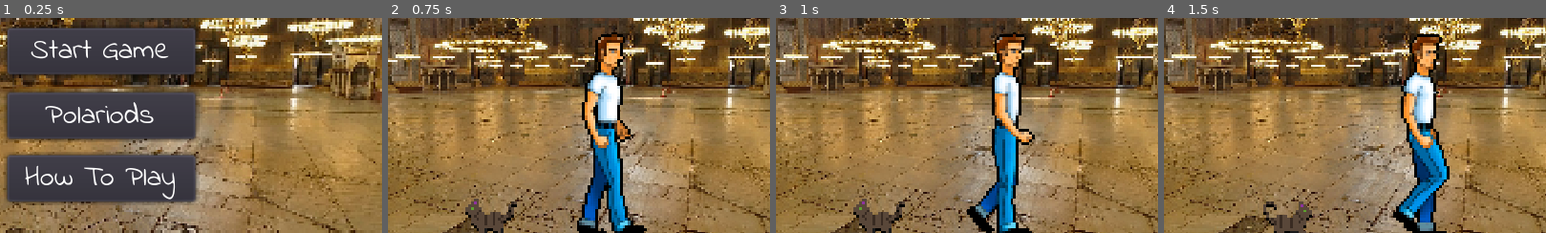
Above: before the commit, frames 1-4 (left to right).
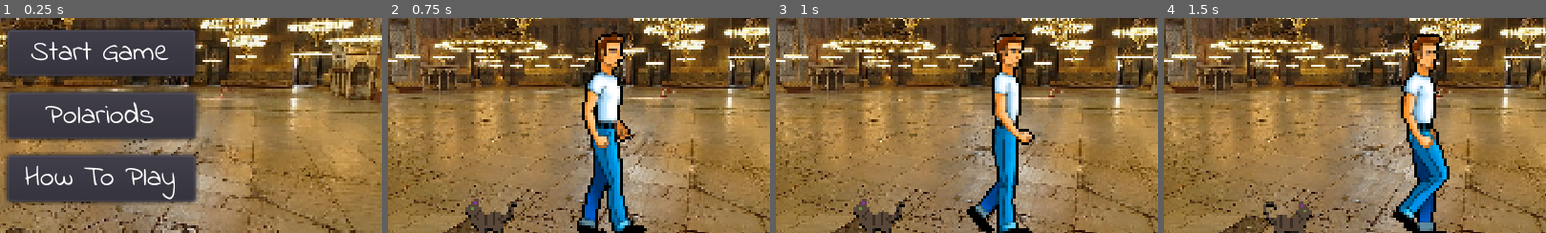
Above: after the commit, the same moments.

Repository: Frozander/BAUGamejam2021
Game: Godot game, scene res://Scenes/TitleScreen.tscn
Two runs of this game, one before a commit and one after it. Both use one fixed random seed, a clock stepped at 60 frames per second and the inputs below. Sound files missing from this copy of the repository are replaced by a short silence.
Inputs:
- Up to frame 1 (0.25 s): no input
- Up to frame 2 (0.75 s): click "Start Game" at 0.5 s
- Up to frame 3 (1 s): no input
- Up to frame 4 (1.5 s): tap Enter at 1.25 s; hold Right (ui_right) from 1.28 s (still down); tap 3 (leave) at 1.35 s
The pictures show only the part of the screen within x 36-86%, y 36-86%; the shares and areas given below are measured in that part.

The runs differ from the first frame. In frame 1, 2.2% of the frame differs, in the area x 2-51%, y 3-29%; in frame 2, nothing differs; in frame 3, nothing differs; in frame 4, nothing differs.

Commit message:
added take_photo_and_finish_day

Diff:
--- a/Assets/Prefabs/MenuButton.tscn
+++ b/Assets/Prefabs/MenuButton.tscn
@@ -20,7 +20,6 @@
 	if load_scene_on_click:
 		if scene_to_load:
 			get_tree().change_scene(scene_to_load)
-			Global.go_to_next_day()
 		else:
 			print(\"Load scene selected but not any scene given\")
 "
--- a/Assets/Scripts/DayEnd.gd
+++ b/Assets/Scripts/DayEnd.gd
@@ -46,3 +46,8 @@
 func move_main_menu_button_to_center():
 	$Control/MainMenuButton.margin_left = 120
 	$Control/MainMenuButton.margin_right = 220
+
+
+
+func _on_NextDayButton_pressed():
+	Global.go_to_next_day()
--- a/Assets/Scripts/Game.gd
+++ b/Assets/Scripts/Game.gd
@@ -102,7 +102,7 @@
 
 
 func _on_HUD_timeout():
-	get_tree().change_scene("res://Scenes/FadeIn.tscn")
+	Global.finish_day()
 
 func reset():
 	init_people()
--- a/Assets/Scripts/PhotoProgressBar.gd
+++ b/Assets/Scripts/PhotoProgressBar.gd
@@ -4,13 +4,12 @@
 
 func _process(delta):
 	var r = Global.pet_meter_current_value/Global.pet_meter_max_value
-	if r*100 > 100:
-		print("Pet meter is higher than 100, rounding")
 	set_percentage(min(100, r*100))
 
 func set_percentage(percentage):
+	if current_percentage == percentage:
+		return
 	if percentage == 100:
 		print("Pet meter is full!")
-	if current_percentage != percentage:
-		current_percentage = percentage
-		$ProgressBar.value = percentage
+	current_percentage = percentage
+	$ProgressBar.value = percentage
--- a/Scenes/DayEnd.tscn
+++ b/Scenes/DayEnd.tscn
@@ -112,3 +112,4 @@
 label = "Next Day >"
 
 [node name="image" parent="Control" instance=ExtResource( 3 )]
+[connection signal="pressed" from="Control/NextDayButton" to="." method="_on_NextDayButton_pressed"]
--- a/Scenes/TitleScreen.tscn
+++ b/Scenes/TitleScreen.tscn
@@ -21,6 +21,11 @@
 # Called every frame. 'delta' is the elapsed time since the previous frame.
 #func _process(delta):
 #	pass
+
+
+func _on_StartGameButton_pressed():
+	Global.start_game()
+	get_tree().change_scene(\"res://Scenes/Game.tscn\")
 "
 
 [sub_resource type="DynamicFont" id=2]
@@ -63,11 +68,10 @@
 
 [node name="StartGameButton" parent="." instance=ExtResource( 2 )]
 margin_left = 158.176
-margin_top = 93.2696
+margin_top = 93.8642
 margin_right = 263.176
-margin_bottom = 119.27
+margin_bottom = 119.865
 rect_pivot_offset = Vector2( 52.5, 13 )
-load_scene_on_click = true
 scene_to_load = "res://Scenes/Game.tscn"
 label = "Start Game"
 
@@ -90,3 +94,4 @@
 load_scene_on_click = true
 scene_to_load = "res://Scenes/HowToPlay.tscn"
 label = "How To Play"
+[connection signal="pressed" from="StartGameButton" to="." method="_on_StartGameButton_pressed"]
--- a/Singletons/Global.gd
+++ b/Singletons/Global.gd
@@ -26,16 +26,24 @@
 
 var taken_image_keys = []
 
+func start_game():
+	reset_pet_meter_values()
+	if current_day == LAST_DAY:
+		current_day = 0
+	go_to_next_day()
+
 func get_current_day_image():
 	return DAY_IMAGE_MAP[current_day]
 
 func take_photo_and_finish_day():
-	pet_meter_current_value = pet_meter_max_value
+	if not taken_image_keys.has(current_day):
+		taken_image_keys.append(current_day)
+	finish_day()
+
+func finish_day():
 	get_tree().change_scene("res://Scenes/FadeIn.tscn")
 
 func go_to_next_day():
-	if is_image_taken():
-		taken_image_keys.append(current_day)
 	reset_cooldowns()
 	reset_pet_meter_values()
 	current_day += 1
@@ -44,8 +52,5 @@
 	for c in ability_cooldown_map.values():
 		c.reset()
 
-func is_image_taken():
-	return pet_meter_current_value >= pet_meter_max_value
-
 func reset_pet_meter_values():
 	pet_meter_current_value = 0.0
